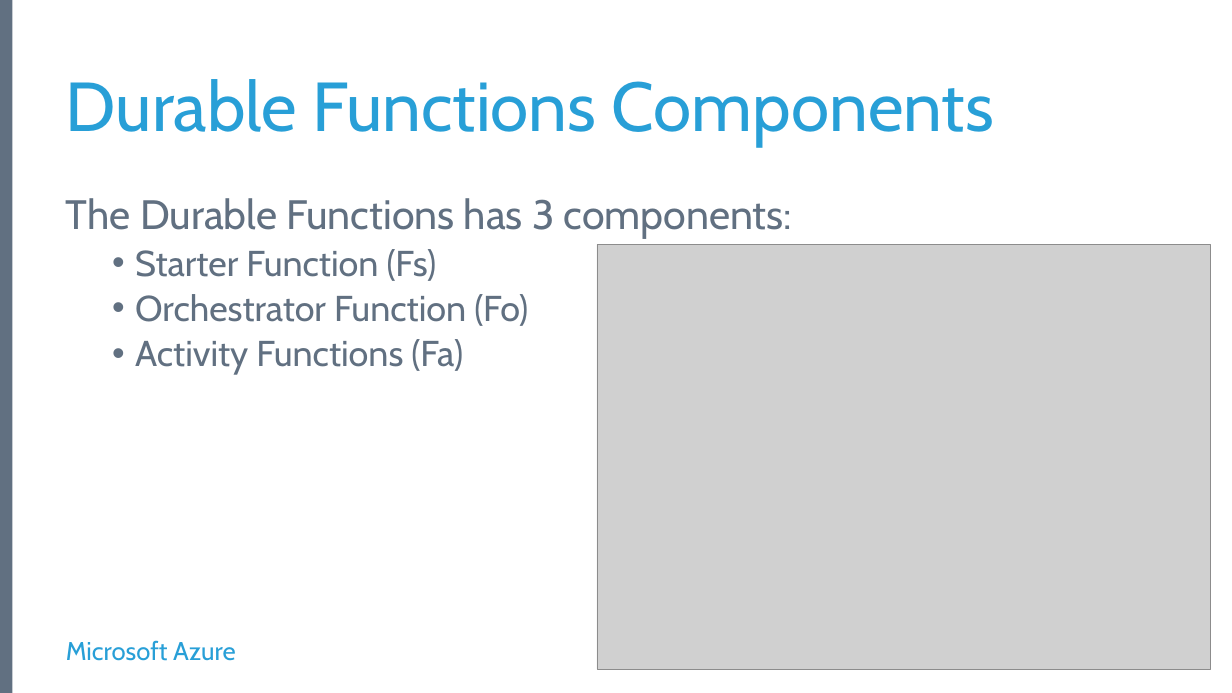
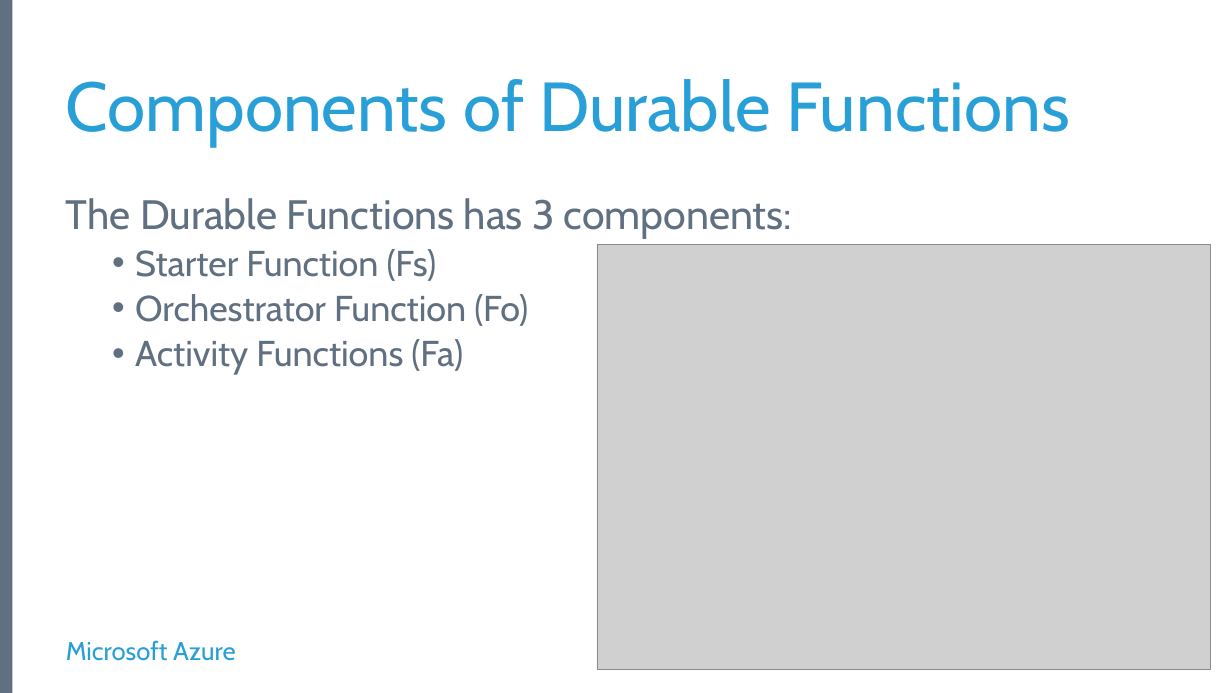
Before and after one commit to calloncampbell/2019-GlobalAzureBootcamp-Azure-DurableFunctions-Demos, a slide deck: slide 14 of docs/Serverless Orchestration with Durable Functions.pptx. Drawn at 1232x693 pixels with LibreOffice and Linux fonts; fonts in the diff are those of the drawing; grey boxes stand for pictures; background and template pictures are left out. Boxes give left, top, right and bottom in pixels: in the first picture for what was removed or moved away, otherwise in the second. Text is boxed around its words. In the diff, an @@ line names an element or a change of style, - is before the commit and + after.

```diff
--- a/docs/Serverless Orchestration with Durable Functions.pptx
+++ b/docs/Serverless Orchestration with Durable Functions.pptx
@@ title at box(66, 79, 1070, 147): text changed @@
-Durable Functions Components
+Components of Durable Functions
```
Also in this commit, not shown: 8 other slides changed, 13 other files.
